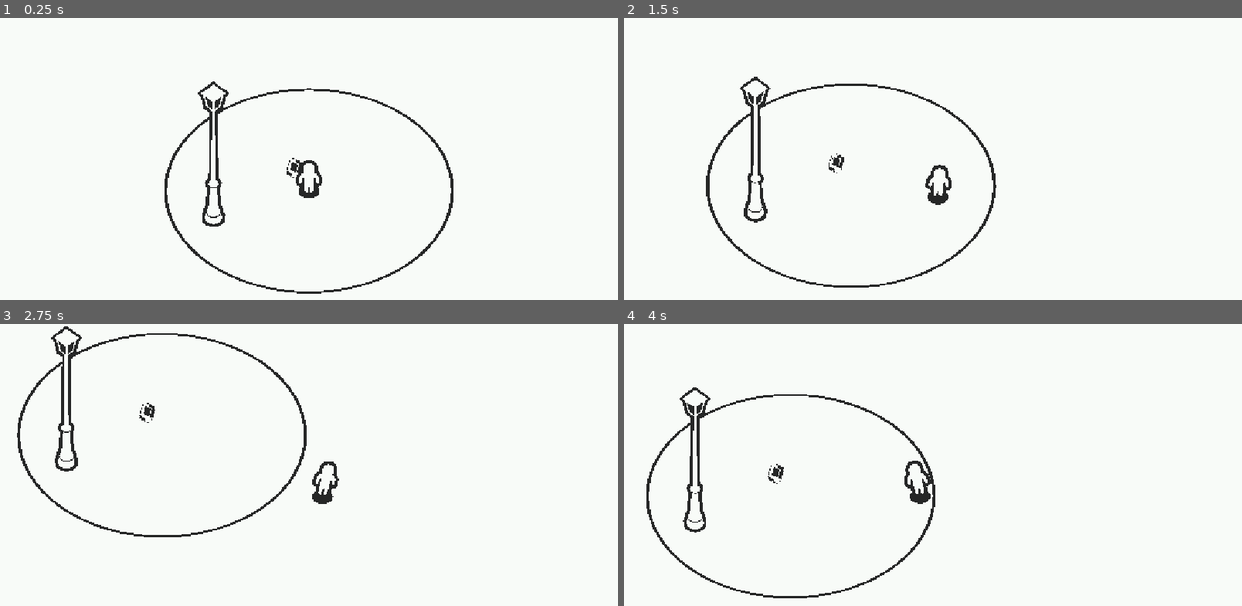
Above: before the commit, frames 1-4 (two rows, left to right).
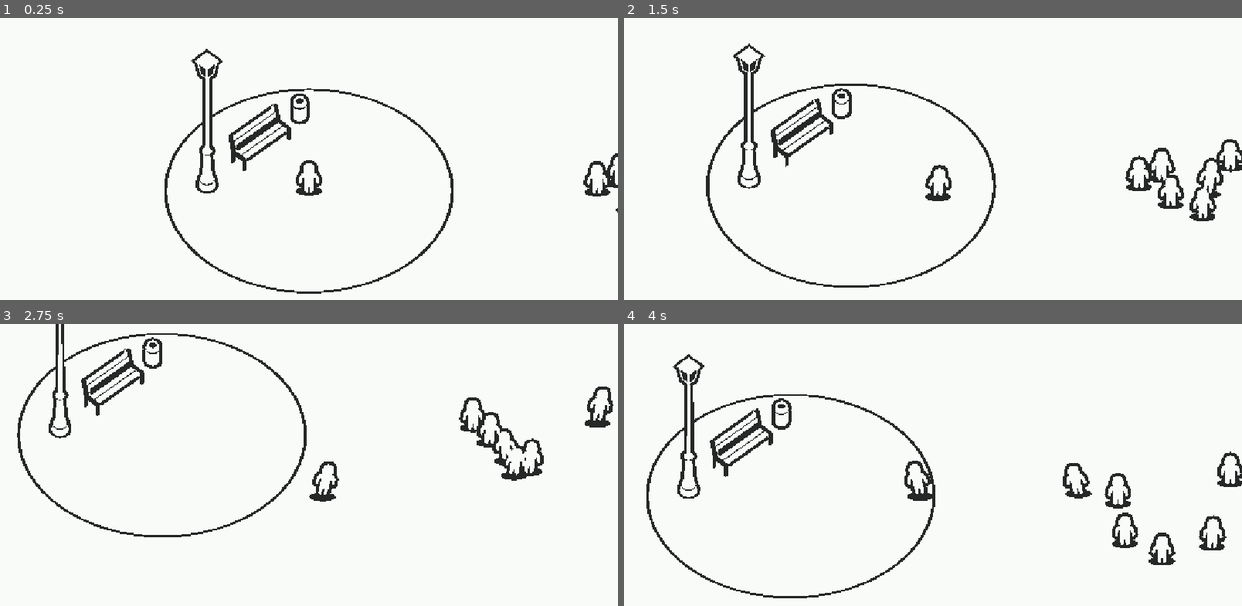
Above: after the commit, the same moments.

Repository: icehelmdev/poll-itical
Game: Godot game, scene res://scenes/main/main.tscn
Two runs of this game, one before a commit and one after it. Both use one fixed random seed, a clock stepped at 60 frames per second and the inputs below.
Inputs:
- Up to frame 1 (0.25 s): no input
- Up to frame 2 (1.5 s): hold D (move_right) 0.53-1.28 s; hold S (move_back) from 1.28 s (still down)
- Up to frame 3 (2.75 s): release S (move_back) at 2.03 s; hold D (move_right) from 2.03 s (still down)
- Up to frame 4 (4 s): release D (move_right) at 2.78 s; hold W (move_forward) 2.78-3.53 s; hold A (move_left) from 3.53 s (still down)

The runs differ from the first frame. In frame 1, 2.2% of the frame differs, in the area x 30-100%, y 10-74%; in frame 2, 3.1%; in frame 3, 2.9%; in frame 4, 3.2%, in the area x 7-100%, y 10-86%.

Commit message:
Add neutral NPCs and NPC spawn point

Diff:
--- /dev/null
+++ b/scenes/actor/actor.gd
@@ -0,0 +1,30 @@
+class_name Actor
+extends CharacterBody3D
+## Shared movement for every character (player, NPCs). Subclasses only decide
+## *where* to go by overriding _get_move_direction(); acceleration, gravity and
+## sliding are identical so everything moves and animates the same way.
+
+@export var move_speed: float = 6.0
+@export var acceleration: float = 40.0
+@export var deceleration: float = 50.0
+
+var _gravity: float = ProjectSettings.get_setting("physics/3d/default_gravity")
+
+
+func _physics_process(delta: float) -> void:
+	var direction := _get_move_direction(delta)
+
+	var target_velocity := direction * move_speed
+	var rate := acceleration if direction != Vector3.ZERO else deceleration
+	velocity.x = move_toward(velocity.x, target_velocity.x, rate * delta)
+	velocity.z = move_toward(velocity.z, target_velocity.z, rate * delta)
+
+	if not is_on_floor():
+		velocity.y -= _gravity * delta
+
+	move_and_slide()
+
+
+## World-space planar direction to move in, length 0..1. Override in subclasses.
+func _get_move_direction(_delta: float) -> Vector3:
+	return Vector3.ZERO
--- a/scenes/main/main.tscn
+++ b/scenes/main/main.tscn
@@ -5,7 +5,9 @@
 [ext_resource type="PackedScene" uid="uid://cbk61l8d2147e" path="res://meshes/props/SM_Streetlight.glb" id="2_l3cfh"]
 [ext_resource type="PackedScene" uid="uid://v3x34ricfef6" path="res://meshes/props/SM_Start_Circle.glb" id="3_6q06x"]
 [ext_resource type="Material" uid="uid://bjnq17rkr1nu0" path="res://materials/unlit_outlined_hard_edges.tres" id="3_material"]
-[ext_resource type="PackedScene" uid="uid://b0mol15k2sxvt" path="res://meshes/props/SM_Phone.glb" id="4_ow5a4"]
+[ext_resource type="PackedScene" uid="uid://b7i2apq6nfseh" path="res://meshes/items/SM_Trashcan.glb" id="5_hujxm"]
+[ext_resource type="PackedScene" uid="uid://qfkypdorr03c" path="res://meshes/props/SM_Parkbench.glb" id="6_yyfjg"]
+[ext_resource type="PackedScene" path="res://scenes/spawnpoint/npc_spawn_point.tscn" id="7_spawn"]
 
 [sub_resource type="ProceduralSkyMaterial" id="ProceduralSkyMaterial_main"]
 
@@ -32,6 +34,7 @@
 
 [node name="DirectionalLight3D" type="DirectionalLight3D" parent="." unique_id=1414194811]
 transform = Transform3D(0.866025, -0.353553, 0.353553, 0, 0.707107, 0.707107, -0.5, -0.612372, 0.612372, 0, 10, 0)
+visible = false
 shadow_enabled = true
 
 [node name="Floor" type="StaticBody3D" parent="." unique_id=248328422]
@@ -46,13 +49,24 @@
 [node name="Obstacles" type="Node3D" parent="." unique_id=903411358]
 
 [node name="SM_Streetlight2" parent="Obstacles" unique_id=1139822929 instance=ExtResource("2_l3cfh")]
-transform = Transform3D(1.7677668, 0, 1.767767, 0, 2.4999998, 0, -1.767767, 0, 1.7677668, -4.9448957, 0.08095372, 2.0805101)
+transform = Transform3D(1, 0, 0, 0, 1, 0, 0, 0, 1, -5.276304, 0, -0.37321198)
 
 [node name="SM_Start_Circle2" parent="Obstacles" unique_id=2143995201 instance=ExtResource("3_6q06x")]
 transform = Transform3D(1.5, 0, 0, 0, 1.5, 0, 0, 0, 1.5, 0, 0.01, 0)
 
-[node name="SM_Phone2" parent="Obstacles" unique_id=180644280 instance=ExtResource("4_ow5a4")]
-transform = Transform3D(0.85236204, 0.2477812, -0.4605251, 0, 0.8806258, 0.47381243, 0.5229521, -0.40385973, 0.75061196, -0.7667918, 4.1492796, 2.4803882)
+[node name="SM_Trashcan2" parent="Obstacles" unique_id=722945288 instance=ExtResource("5_hujxm")]
+transform = Transform3D(1, 0, 0, 0, 1, 0, 0, 0, 1, -0.47978765, 0.08420801, -5.3642654)
+
+[node name="SM_Parkbench2" parent="Obstacles" unique_id=652998130 instance=ExtResource("6_yyfjg")]
+transform = Transform3D(0.8838834, 0, 0.8838835, 0, 1.2499999, 0, -0.8838835, 0, 0.8838834, -2.4761806, 0.02003628, -2.95138)
+
+[node name="NPCSpawnPoint" parent="." unique_id=523409215 instance=ExtResource("7_spawn")]
+transform = Transform3D(1, 0, 0, 0, 1, 0, 0, 0, 1, 17.270147, 0, -0.17078638)
+npc_count = 6
+
+[node name="NPCSpawnPoint2" parent="." unique_id=229303826 instance=ExtResource("7_spawn")]
+transform = Transform3D(1, 0, 0, 0, 1, 0, 0, 0, 1, 4.451052, 0, -16.00793)
+npc_count = 6
 
 [node name="Player" parent="." unique_id=1998818608 instance=ExtResource("1_player")]
 
--- /dev/null
+++ b/scenes/npc/npc.gd
@@ -0,0 +1,161 @@
+class_name NPC
+extends Actor
+## Neutral NPC. Wanders around its home position (where it was spawned),
+## walking to random points and idling in between. Steers around other
+## characters (NPCs and the player) instead of getting stuck on them.
+
+@export_group("Wander")
+## How far from home the NPC will wander.
+@export var wander_radius: float = 6.0
+@export var min_idle_time: float = 1.0
+@export var max_idle_time: float = 4.0
+## Give up on a walk target after this long.
+@export var max_walk_time: float = 6.0
+@export var arrive_distance: float = 0.4
+
+@export_group("Avoidance")
+## How strongly nearby characters push this NPC away (radius comes from PersonalSpace's shape).
+@export var separation_strength: float = 1.6
+## Sideways steering when someone is in the way, so NPCs walk around each other.
+@export var sidestep_strength: float = 0.8
+## While idle, only shuffle away if someone is closer than this fraction of the personal space.
+@export_range(0.0, 1.0) var idle_crowding_threshold: float = 0.35
+## If the NPC moved less than this in one progress check while walking, it's stuck.
+@export var stuck_distance: float = 0.25
+@export var stuck_check_interval: float = 0.6
+
+var home_position: Vector3
+
+var _target: Vector3
+var _is_walking: bool = false
+var _state_timer: float = 0.0
+var _neighbors: Array[Node3D] = []
+var _space_radius: float = 1.3
+var _stuck_timer: float = 0.0
+var _last_check_position: Vector3
+var _stuck_count: int = 0
+
+@onready var _personal_space: Area3D = $PersonalSpace
+
+
+func _ready() -> void:
+	home_position = global_position
+	var shape := ($PersonalSpace/CollisionShape3D as CollisionShape3D).shape
+	if shape is CylinderShape3D:
+		_space_radius = shape.radius
+	elif shape is SphereShape3D:
+		_space_radius = shape.radius
+	_personal_space.body_entered.connect(_on_body_entered)
+	_personal_space.body_exited.connect(_on_body_exited)
+	_start_idle()
+
+
+func _get_move_direction(delta: float) -> Vector3:
+	_state_timer -= delta
+	var separation := _get_separation()
+
+	if not _is_walking:
+		if _state_timer <= 0.0:
+			_start_walk()
+			return Vector3.ZERO
+		# Shuffle apart when crowded, otherwise stand still.
+		if separation.length() > idle_crowding_threshold:
+			return (separation * separation_strength).limit_length(0.6)
+		return Vector3.ZERO
+
+	var to_target := _target - global_position
+	to_target.y = 0.0
+	if to_target.length() <= arrive_distance or _state_timer <= 0.0:
+		_start_idle()
+		return Vector3.ZERO
+
+	if _check_stuck(delta):
+		return Vector3.ZERO
+
+	var desired := to_target.normalized()
+	if separation != Vector3.ZERO:
+		# Sidestep on whichever side is closer to where we want to go.
+		var side := Vector3(-separation.z, 0.0, separation.x)
+		if side.dot(desired) < 0.0:
+			side = -side
+		desired += separation * separation_strength + side * sidestep_strength
+	return desired.limit_length(1.0)
+
+
+## Sum of push-away vectors from nearby characters, stronger the closer they are.
+func _get_separation() -> Vector3:
+	var push := Vector3.ZERO
+	for other in _neighbors:
+		if not is_instance_valid(other):
+			continue
+		var offset := global_position - other.global_position
+		offset.y = 0.0
+		var distance := offset.length()
+		if distance < 0.001:
+			# Exactly overlapping: pick a random direction to split up.
+			offset = Vector3.RIGHT.rotated(Vector3.UP, randf() * TAU)
+			distance = 0.001
+		push += offset / distance * (1.0 - clampf(distance / _space_radius, 0.0, 1.0))
+	return push
+
+
+## Returns true if we gave up on the current target because we aren't making progress.
+func _check_stuck(delta: float) -> bool:
+	_stuck_timer -= delta
+	if _stuck_timer > 0.0:
+		return false
+	_stuck_timer = stuck_check_interval
+	var moved := global_position.distance_to(_last_check_position)
+	_last_check_position = global_position
+	if moved >= stuck_distance:
+		_stuck_count = 0
+		return false
+
+	_stuck_count += 1
+	if _stuck_count >= 3:
+		# Repeatedly blocked: take a breather before trying again.
+		_start_idle()
+	else:
+		# Head off in a new direction, away from whatever blocked us.
+		var away := _get_separation()
+		if is_on_wall():
+			away += get_wall_normal()
+		_start_walk(away)
+	return true
+
+
+func _start_idle() -> void:
+	_is_walking = false
+	_stuck_count = 0
+	_state_timer = randf_range(min_idle_time, max_idle_time)
+
+
+## Picks a random target near home. If `prefer_direction` is given, the target
+## is chosen in that general direction (within ±60°).
+func _start_walk(prefer_direction: Vector3 = Vector3.ZERO) -> void:
+	prefer_direction.y = 0.0
+	var offset: Vector3
+	if prefer_direction.length_squared() > 0.0001:
+		var angle := randf_range(-PI / 3.0, PI / 3.0)
+		offset = prefer_direction.normalized().rotated(Vector3.UP, angle) * randf_range(1.5, 3.5)
+		var candidate := global_position + offset - home_position
+		candidate.y = 0.0
+		# Stay inside the wander area.
+		_target = home_position + candidate.limit_length(wander_radius)
+	else:
+		var angle := randf() * TAU
+		var distance := sqrt(randf()) * wander_radius
+		_target = home_position + Vector3(cos(angle), 0.0, sin(angle)) * distance
+	_is_walking = true
+	_state_timer = max_walk_time
+	_stuck_timer = stuck_check_interval
+	_last_check_position = global_position
+
+
+func _on_body_entered(body: Node3D) -> void:
+	if body != self and body is Actor and not _neighbors.has(body):
+		_neighbors.append(body)
+
+
+func _on_body_exited(body: Node3D) -> void:
+	_neighbors.erase(body)
--- /dev/null
+++ b/scenes/npc/npc.tscn
@@ -0,0 +1,39 @@
+[gd_scene format=3]
+
+[ext_resource type="Script" path="res://scenes/npc/npc.gd" id="1_npc"]
+[ext_resource type="Script" uid="uid://bac85smq8biic" path="res://scenes/player/player_visual.gd" id="2_visual"]
+[ext_resource type="PackedScene" uid="uid://cemnya8fo8ir4" path="res://meshes/characters/SK_Character_Idle.glb" id="3_mesh"]
+[ext_resource type="PackedScene" uid="uid://wp3tc2lhfugd" path="res://meshes/characters/SM_Shadow.glb" id="4_shadow"]
+
+[sub_resource type="CapsuleShape3D" id="CapsuleShape3D_npc"]
+radius = 0.4
+height = 1.8
+
+[sub_resource type="CylinderShape3D" id="CylinderShape3D_space"]
+height = 1.0
+radius = 1.3
+
+[node name="NPC" type="CharacterBody3D"]
+script = ExtResource("1_npc")
+move_speed = 3.5
+
+[node name="CollisionShape3D" type="CollisionShape3D" parent="."]
+transform = Transform3D(1, 0, 0, 0, 1, 0, 0, 0, 1, 0, 0.97612303, 0)
+shape = SubResource("CapsuleShape3D_npc")
+
+[node name="PersonalSpace" type="Area3D" parent="."]
+monitorable = false
+
+[node name="CollisionShape3D" type="CollisionShape3D" parent="PersonalSpace"]
+transform = Transform3D(1, 0, 0, 0, 1, 0, 0, 0, 1, 0, 0.9, 0)
+shape = SubResource("CylinderShape3D_space")
+
+[node name="SM_Shadow" parent="." instance=ExtResource("4_shadow")]
+transform = Transform3D(1.25, 0, 0, 0, 1, 0, 0, 0, 0.6, 0, 0.07744421, 0)
+
+[node name="Visual" type="Node3D" parent="." node_paths=PackedStringArray("body", "face_camera_target")]
+script = ExtResource("2_visual")
+body = NodePath("..")
+face_camera_target = NodePath("SK_Character")
+
+[node name="SK_Character" parent="Visual" instance=ExtResource("3_mesh")]
--- a/scenes/player/player.gd
+++ b/scenes/player/player.gd
@@ -1,27 +1,11 @@
 class_name Player
-extends CharacterBody3D
+extends Actor
 ## Top-down player controlled with WASD. Movement is relative to the active camera's yaw.
 
-@export var move_speed: float = 6.0
-@export var acceleration: float = 40.0
-@export var deceleration: float = 50.0
 
-var _gravity: float = ProjectSettings.get_setting("physics/3d/default_gravity")
-
-
-func _physics_process(delta: float) -> void:
+func _get_move_direction(_delta: float) -> Vector3:
 	var input_vector := Input.get_vector(&"move_left", &"move_right", &"move_forward", &"move_back")
-	var direction := _get_camera_relative_direction(input_vector)
-
-	var target_velocity := direction * move_speed
-	var rate := acceleration if direction != Vector3.ZERO else deceleration
-	velocity.x = move_toward(velocity.x, target_velocity.x, rate * delta)
-	velocity.z = move_toward(velocity.z, target_velocity.z, rate * delta)
-
-	if not is_on_floor():
-		velocity.y -= _gravity * delta
-
-	move_and_slide()
+	return _get_camera_relative_direction(input_vector)
 
 
 func _get_camera_relative_direction(input_vector: Vector2) -> Vector3:
--- a/scenes/player/player.tscn
+++ b/scenes/player/player.tscn
@@ -17,7 +17,7 @@
 shape = SubResource("CapsuleShape3D_player")
 
 [node name="SM_Shadow" parent="." unique_id=2129088955 instance=ExtResource("4_lvxji")]
-transform = Transform3D(1, 0, 0, 0, 1, 0, 0, 0, 1, 0, 0.07744421, 0)
+transform = Transform3D(1.25, 0, 0, 0, 1, 0, 0, 0, 0.6, 0, 0.07744421, 0)
 
 [node name="Visual" type="Node3D" parent="." unique_id=336460453 node_paths=PackedStringArray("body", "face_camera_target")]
 script = ExtResource("2_visual")
--- a/scenes/player/player_visual.gd
+++ b/scenes/player/player_visual.gd
@@ -4,7 +4,7 @@
 ## and a lean into the movement direction. Purely visual; collision is untouched.
 ## Place this node at the character's feet so scaling squishes toward the ground.
 
-@export var body: Player
+@export var body: Actor
 ## Child mesh that is turned (around Y only) to always face the camera.
 ## Rotating the mesh node itself keeps the outline's next_pass working,
 ## unlike a material billboard mode.
--- /dev/null
+++ b/scenes/spawnpoint/npc_spawn_point.gd
@@ -0,0 +1,76 @@
+@tool
+class_name NPCSpawnPoint
+extends Node3D
+## Spawns a number of NPCs at random positions inside a circle around this node.
+## NPCs are added to this node's parent, so moving/freeing the spawn point
+## afterwards doesn't affect them. The disc is an editor-only preview of the area.
+
+signal npcs_spawned(npcs: Array[Node3D])
+
+## How many NPCs to spawn.
+@export_range(0, 500, 1, "or_greater") var npc_count: int = 5
+@export var npc_scene: PackedScene = preload("res://scenes/npc/npc.tscn")
+## NPCs are placed randomly within this radius.
+@export_range(0.0, 50.0, 0.1, "or_greater") var spawn_radius: float = 3.0:
+	set(value):
+		spawn_radius = value
+		_update_preview()
+## Try to keep at least this much space between spawned NPCs.
+@export var min_spacing: float = 1.0
+@export var spawn_on_ready: bool = true
+
+@onready var _preview: MeshInstance3D = $Preview
+
+
+func _ready() -> void:
+	_update_preview()
+	if Engine.is_editor_hint():
+		return
+	_preview.visible = false
+	if spawn_on_ready:
+		# Deferred: the parent is still setting up its children during _ready.
+		spawn.call_deferred()
+
+
+func spawn() -> Array[Node3D]:
+	var spawned: Array[Node3D] = []
+	var parent := get_parent()
+	if npc_scene == null or parent == null:
+		push_warning("NPCSpawnPoint '%s' has no npc_scene or parent." % name)
+		return spawned
+
+	var used_positions: Array[Vector3] = []
+	for i in npc_count:
+		var npc := npc_scene.instantiate() as Node3D
+		var spawn_position := _pick_position(used_positions)
+		used_positions.append(spawn_position)
+		# Position before adding so the NPC's _ready() sees its real home position.
+		npc.position = (parent as Node3D).to_local(spawn_position) if parent is Node3D else spawn_position
+		parent.add_child(npc)
+		spawned.append(npc)
+
+	npcs_spawned.emit(spawned)
+	return spawned
+
+
+func _pick_position(used_positions: Array[Vector3]) -> Vector3:
+	var candidate := global_position
+	for attempt in 12:
+		var angle := randf() * TAU
+		var distance := sqrt(randf()) * spawn_radius
+		candidate = global_position + Vector3(cos(angle), 0.0, sin(angle)) * distance
+		var too_close := false
+		for used in used_positions:
+			if candidate.distance_to(used) < min_spacing:
+				too_close = true
+				break
+		if not too_close:
+			break
+	return candidate
+
+
+func _update_preview() -> void:
+	if _preview == null:
+		return
+	var r := maxf(spawn_radius, 0.01)
+	_preview.scale = Vector3(r, 1.0, r)
--- /dev/null
+++ b/scenes/spawnpoint/npc_spawn_point.tscn
@@ -0,0 +1,24 @@
+[gd_scene format=3]
+
+[ext_resource type="Script" path="res://scenes/spawnpoint/npc_spawn_point.gd" id="1_spawn"]
+
+[sub_resource type="StandardMaterial3D" id="StandardMaterial3D_preview"]
+transparency = 1
+shading_mode = 0
+albedo_color = Color(0.2, 0.8, 1, 0.3)
+
+[sub_resource type="CylinderMesh" id="CylinderMesh_preview"]
+material = SubResource("StandardMaterial3D_preview")
+top_radius = 1.0
+bottom_radius = 1.0
+height = 0.02
+radial_segments = 48
+rings = 1
+
+[node name="NPCSpawnPoint" type="Node3D"]
+script = ExtResource("1_spawn")
+
+[node name="Preview" type="MeshInstance3D" parent="."]
+transform = Transform3D(1, 0, 0, 0, 1, 0, 0, 0, 1, 0, 0.02, 0)
+cast_shadow = 0
+mesh = SubResource("CylinderMesh_preview")
Binary file added: meshes/items/SM_Trashcan.glb
Not shown, added: meshes/items/SM_Trashcan.glb.import
Binary file added: meshes/props/SM_Parkbench.glb
Not shown, added: meshes/props/SM_Parkbench.glb.import
Binary file changed: meshes/props/SM_Phone.glb
Binary file changed: meshes/props/SM_Streetlight.glb
Not shown, added: scenes/actor/actor.gd.uid
Not shown, added: scenes/npc/npc.gd.uid
Not shown, added: scenes/spawnpoint/npc_spawn_point.gd.uid
